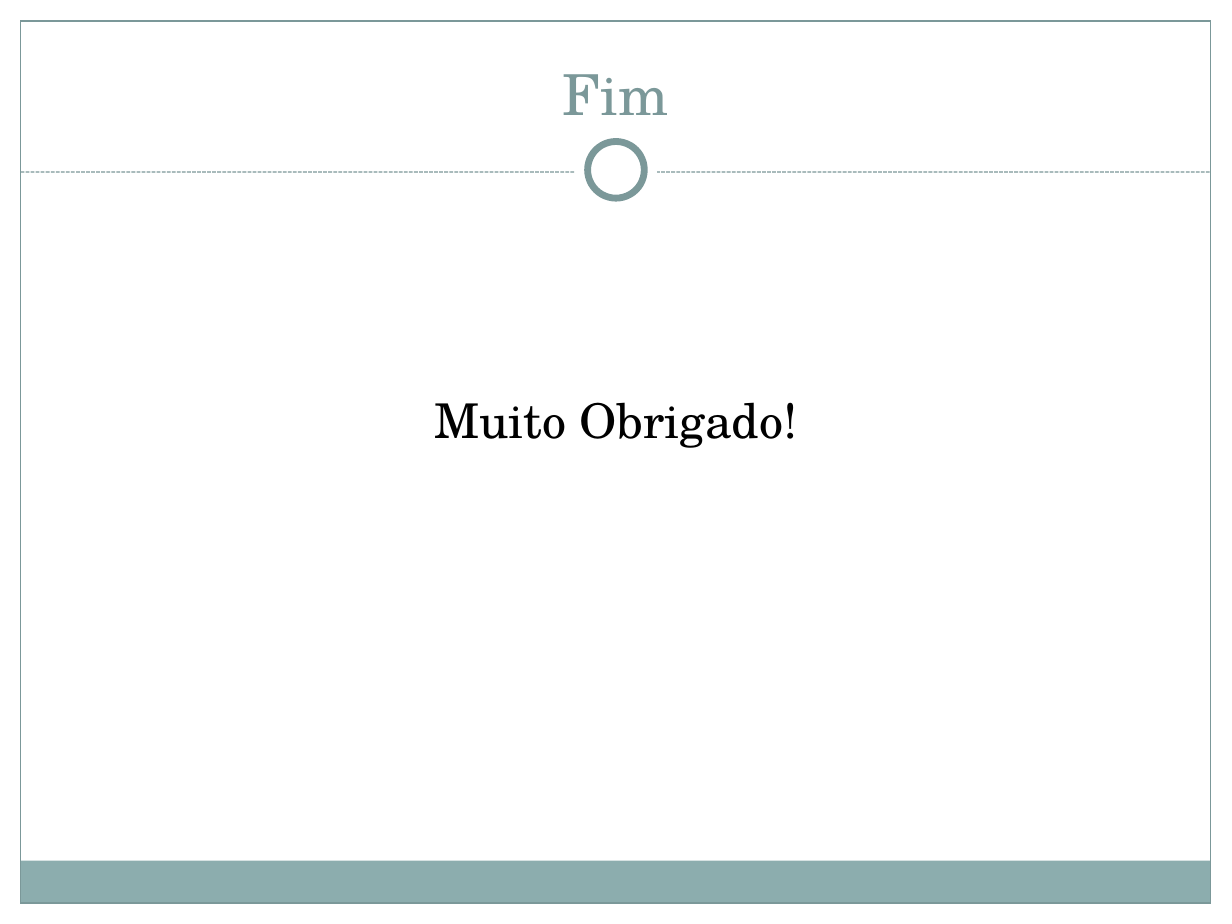
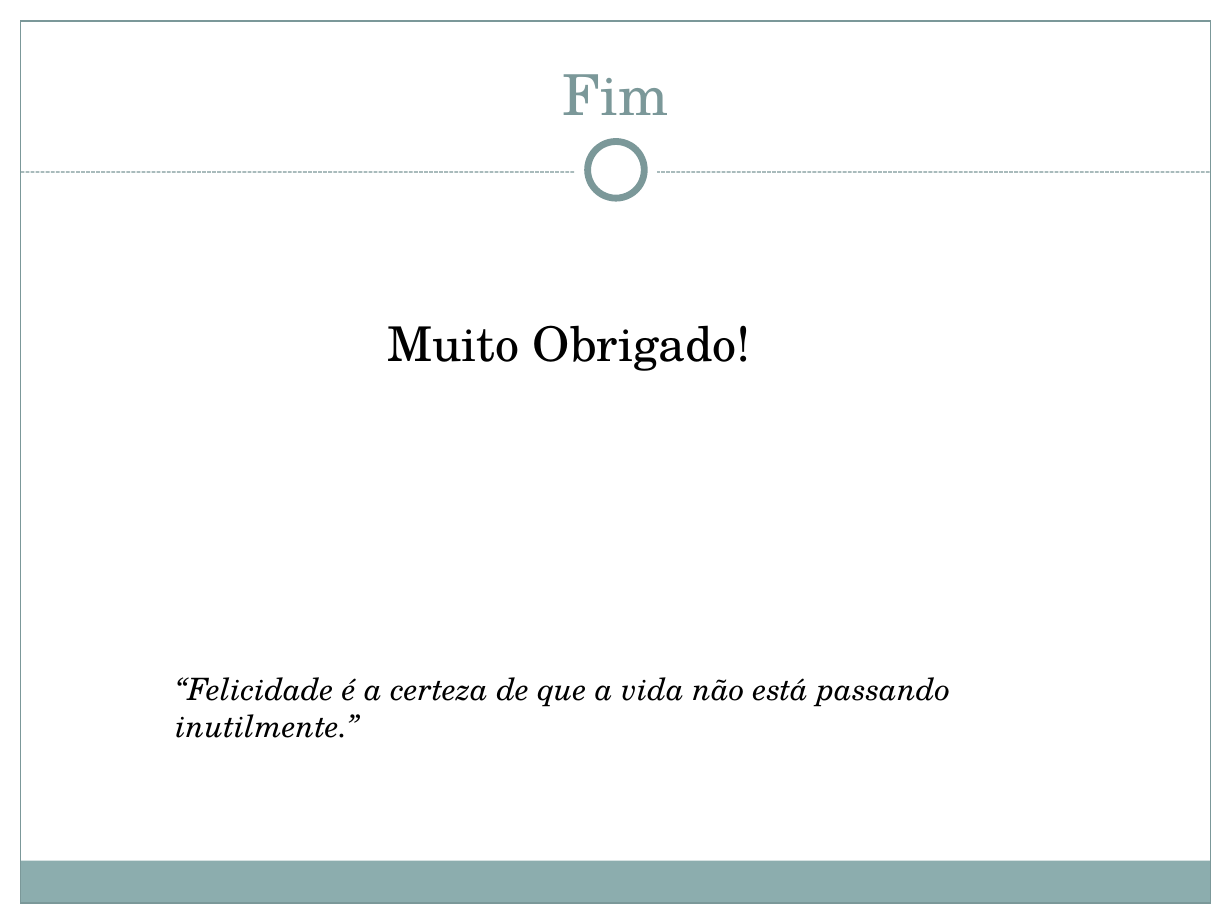
Before and after one commit to herberton/projetof1, a slide deck: slide 16 of wiki/Apresentação/Apresentação Final.pptx (slide 11 before the commit). Drawn at 1232x924 pixels with LibreOffice and Linux fonts; fonts in the diff are those of the drawing. Boxes give left, top, right and bottom in pixels: in the first picture for what was removed or moved away, otherwise in the second. Text is boxed around its words. In the diff, an @@ line names an element or a change of style, - is before the commit and + after.

```diff
--- a/wiki/Apresentação/Apresentação Final.pptx
+++ b/wiki/Apresentação/Apresentação Final.pptx
@@ text "Muito Obrigado!": place and size @@
-text "Muito Obrigado!" at (434,402,798,448)
+text "Muito Obrigado!" at (387,325,751,371)
@@ text added at (176,677,950,738), 18 pt, text #000000, italic @@
+“Felicidade é a certeza de que a vida não está passando
+inutilmente.”
```
Also in this commit, not shown: 5 other slides changed, 5 slides added.
